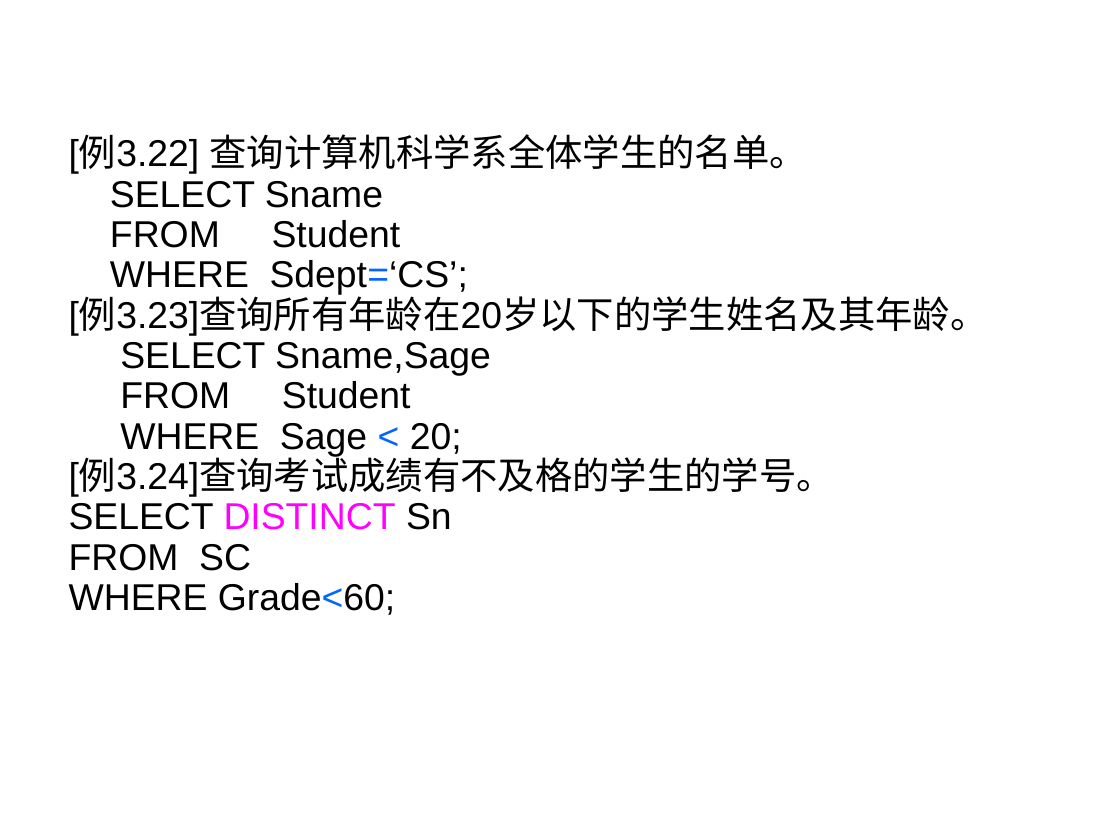
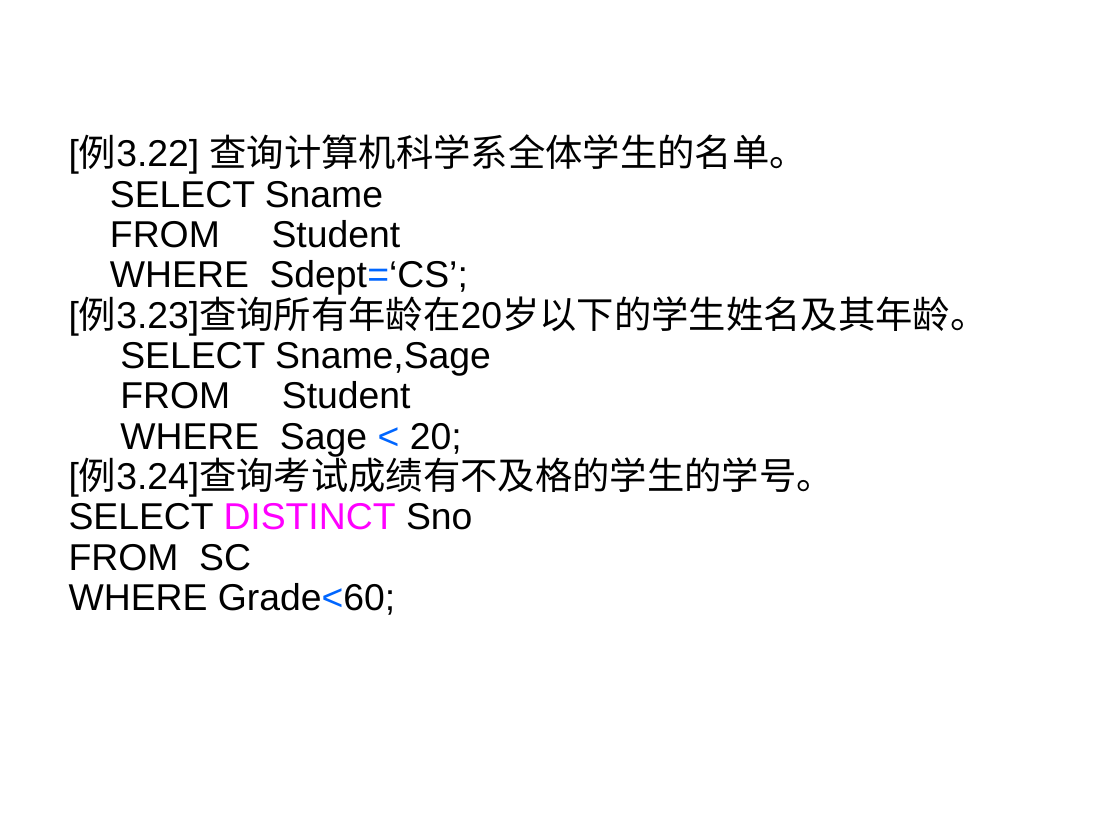
Before and after one commit to HBU/DataBase, a slide deck: slide 80 of PPT/PPT2020/DB第03章（1）-2020.pptx. Drawn at 1120x840 pixels with LibreOffice and Linux fonts; fonts in the diff are those of the drawing; background and template pictures are left out. Boxes give left, top, right and bottom in pixels: in the first picture for what was removed or moved away, otherwise in the second. Text is boxed around its words. In the diff, an @@ line names an element or a change of style, - is before the commit and + after.

```diff
--- a/PPT/PPT2020/DB第03章（1）-2020.pptx
+++ b/PPT/PPT2020/DB第03章（1）-2020.pptx
@@ text at [69, 503, 472, 530]: text changed @@
-    SELECT DISTINCT Sn
+    SELECT DISTINCT Sno
```
Also in this commit, not shown: 2 other slides changed.
